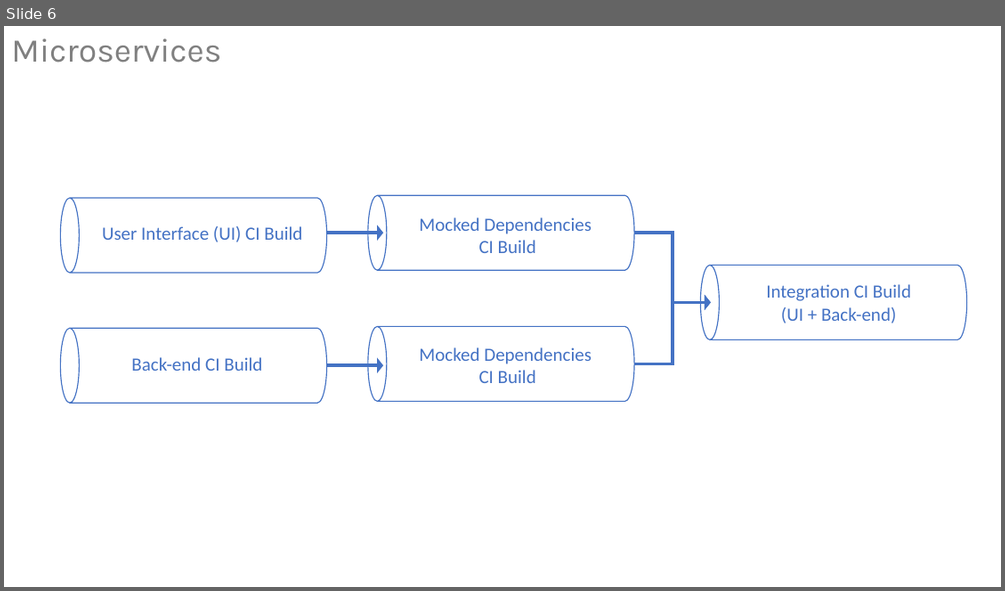
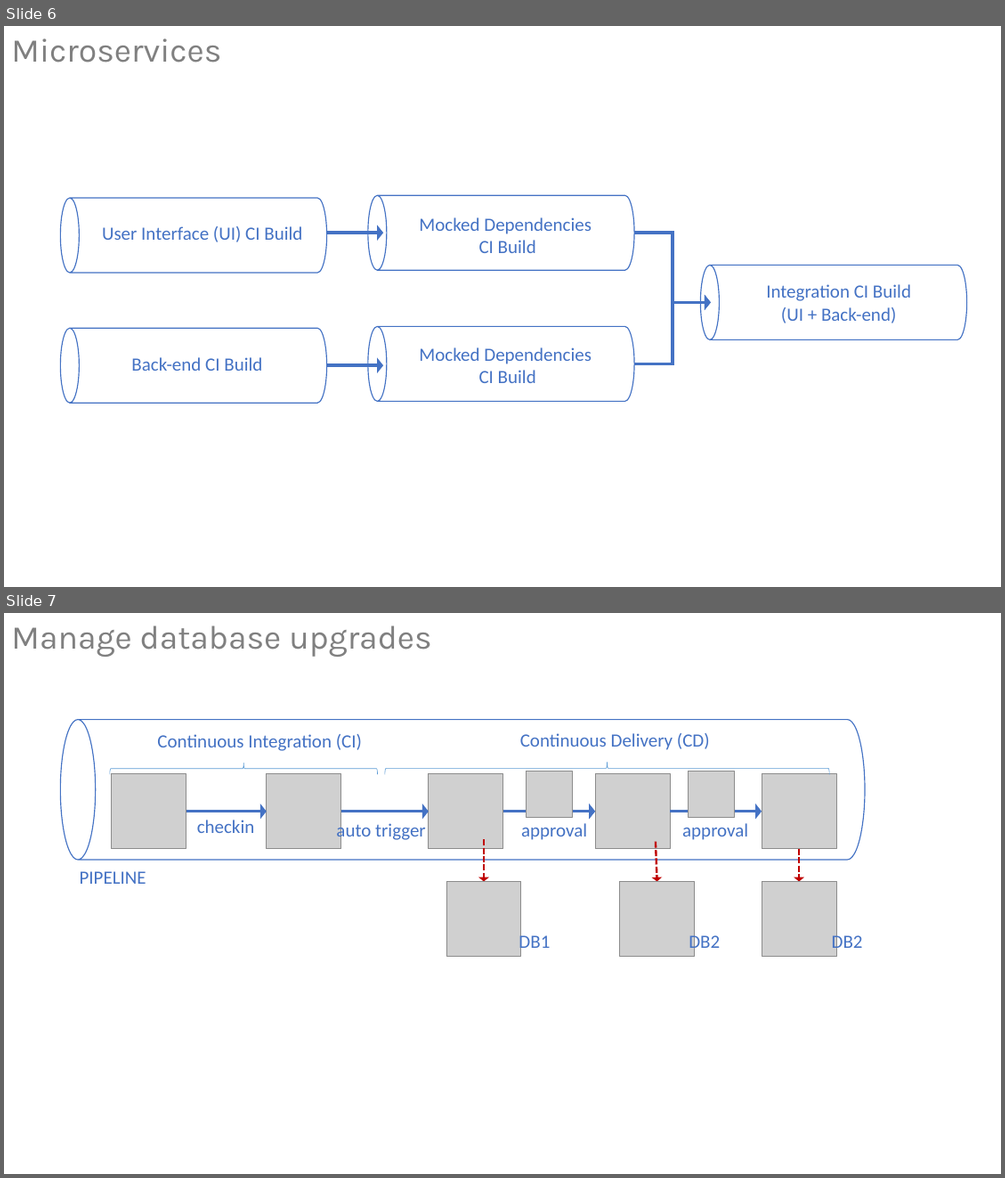
Before and after one commit to ALM-Rangers/Guidance, a slide deck: src/DevOps/Illustrations.pptx. Shown one above the other, each under a label of ours: slide 6 before the commit, slides 6 and 7 after it. The pictures are 1005x591 and 1005x1178 pixels, drawn with LibreOffice and Linux fonts; fonts in the diff are those of the drawing; grey boxes stand for pictures. Boxes give left, top, right and bottom in pixels: in the first picture for what was removed or moved away, otherwise in the second. Text is boxed around its words. In the diff, an @@ line names an element or a change of style, - is before the commit and + after.

Commit message:
Add Manage database upgrades image

```diff
--- a/src/DevOps/Illustrations.pptx
+++ b/src/DevOps/Illustrations.pptx
@@ slide 7 added at box(4, 613, 1001, 1174), background #FFFFFF @@
@@ title added at box(11, 625, 431, 657), 32 pt, text #808080 @@
+Manage database upgrades
@@ cylinder added at box(60, 720, 866, 860), fill #FFFFFF, outline #4472C4 1 pt @@
@@ text added at box(157, 734, 362, 751), 18 pt, text #4472C4 @@
+Continuous Integration (CI)
@@ text added at box(520, 733, 710, 750), 18 pt, text #4472C4 @@
+Continuous Delivery (CD)
@@ right brace added at box(110, 763, 378, 774), outline #5B9BD5 0.5 pt @@
@@ right brace added at box(385, 762, 830, 774), outline #5B9BD5 0.5 pt @@
@@ picture added at box(526, 771, 573, 817) @@
@@ picture added at box(688, 771, 735, 817) @@
@@ picture added at box(112, 774, 186, 849) @@
@@ picture added at box(267, 774, 341, 849) @@
@@ picture added at box(429, 774, 503, 849) @@
@@ picture added at box(596, 774, 671, 849) @@
@@ picture added at box(761, 774, 836, 849) @@
@@ arrow added from (186, 811) to (267, 811), #4472C4 3 pt @@
@@ text added at box(197, 819, 255, 833), 18 pt, text #4472C4 @@
+checkin
@@ text added at box(336, 821, 426, 843), 18 pt, text #4472C4 @@
+auto trigger
@@ arrow added from (341, 811) to (429, 811), #4472C4 3 pt @@
@@ arrow added from (503, 811) to (596, 811), #4472C4 3 pt @@
@@ text added at box(521, 823, 587, 840), 18 pt, text #4472C4 @@
+approval
@@ arrow added from (671, 811) to (761, 811), #4472C4 3 pt @@
@@ text added at box(682, 823, 748, 840), 18 pt, text #4472C4 @@
+approval
@@ arrow added from (484, 840) to (484, 882), #C00000 2 pt dashed @@
@@ arrow added from (655, 842) to (657, 882), #C00000 2 pt dashed @@
@@ arrow added from (799, 849) to (799, 882), #C00000 2 pt dashed @@
@@ text added at box(80, 871, 146, 884), 18 pt, text #4472C4 @@
+PIPELINE
@@ picture added at box(446, 882, 521, 957) @@
@@ picture added at box(619, 882, 695, 957) @@
@@ picture added at box(761, 882, 836, 957) @@
@@ text added at box(518, 933, 550, 954), 18 pt, text #4472C4 @@
+DB1
@@ text added at box(688, 933, 720, 954), 18 pt, text #4472C4 @@
+DB2
@@ text added at box(832, 933, 863, 954), 18 pt, text #4472C4 @@
+DB2
```
